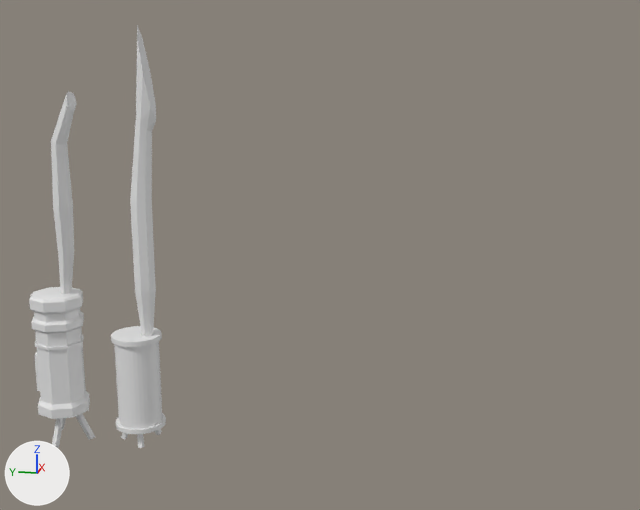
Two versions of the Blender file BlenderModels/GasStation/Interior/OilHeater.blend, one commit apart.
Before and after are seen from a camera (50 mm lens) standing at (-3.62, -1.94, 1.84) and looking at (-0.01, -1.21, 0.94). The lights are fixed; the arrows at lower left show +X, +Y and +Z. The older version comes first.

The scene before the commit, as lines of its bpy script (objects in view):
```python
me_cylinder = bpy.data.meshes.new('Cylinder')
me_cylinder.from_pydata(...)  # 256 vertices, 213 faces; spans x -0.12..0.11, y -0.14..0.12, z 0.0..1.9
me_cylinder_003 = bpy.data.meshes.new('Cylinder.003')
me_cylinder_003.from_pydata(...)  # 35 vertices, 30 faces; spans x -1.18..1.18, y -2.78..0.74, z -1.0..1.23
me_cylinder_004 = bpy.data.meshes.new('Cylinder.004')
me_cylinder_004.from_pydata([(0.05, 1.0, -0.99), (0.0, 1.0, 1.0), (0.83, -0.54, -1.03), (0.87, -0.5, 1.0), (-0.88, -0.46, -0.98), (-0.87, -0.5, 1.0)], [], [(0, 1, 3, 2), (2, 3, 5, 4), (3, 1, 5), (4, 5, 1, 0), (0, 2, 4)])
ob_cylinder_001 = bpy.data.objects.new('Cylinder.001', me_cylinder_003)
ob_cylinder_001.location = (-0.044, -0.043, 1.115)
ob_cylinder_001.scale = (0.0442, 0.0332, 0.411)
ob_cylinder_003 = bpy.data.objects.new('Cylinder.003', me_cylinder_004)
ob_cylinder_003.location = (-0.043, -0.085, 0.082)
ob_cylinder_003.rotation_euler = (-0.471, 0.0, 0.0)  # degrees (-27, 0, 0)
ob_cylinder_003.scale = (0.0191, 0.0191, 0.0858)
ob_oilheater = bpy.data.objects.new('OilHeater', me_cylinder)
ob_oilheater.location = (0.0, -0.356, 0.0)
# also in view: 'Cylinder' at (-0.05, 0.0, 0.43)
```
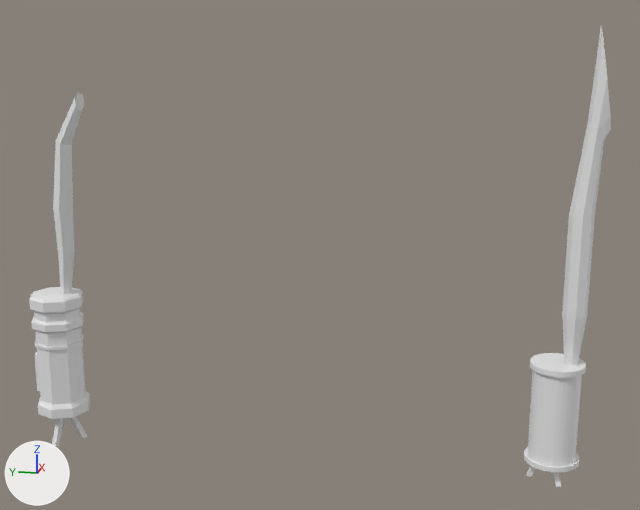
Pixel boxes [x1, y1, x2, y2] of what changed, in the pictures (640 x 510 px):
```json
{"object": "OilHeater", "change": "moved", "before": [111, 25, 166, 448], "after": [524, 25, 611, 487]}
{"object": "Cylinder.003", "change": "moved", "before": [76, 414, 95, 440], "after": [69, 416, 87, 439]}
```

Scene script edits in JSON lines:
```json
{"op": "set", "path": "ob_oilheater.location", "old": "(0.0, -0.356, 0.0)", "new": "(0.0, -2.222, 0.0)"}
{"op": "set", "path": "ob_cylinder_003.location", "old": "(-0.043, -0.085, 0.082)", "new": "(-0.043, -0.044, 0.082)"}
```
